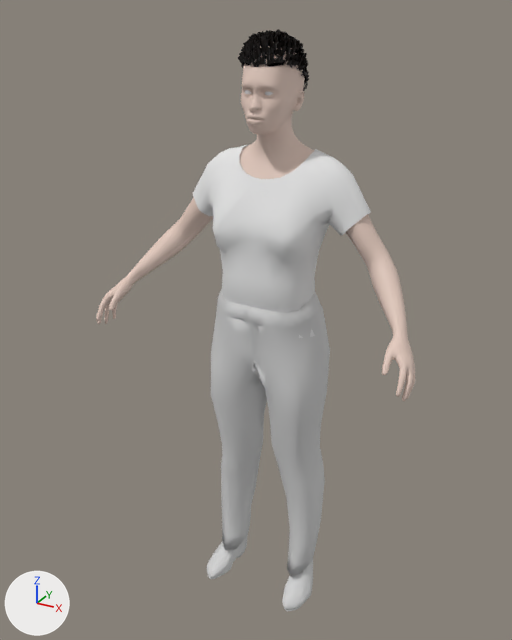
What one commit did to the glTF model assets/people/mh/nadia.lod.glb.
Both versions are drawn from a 50 mm lens placed at (0.922, -1.647, -13.066), pointed at (-0.016, 0.059, -13.919). Every picture has the same lights, and +X, +Y and +Z are marked at lower left. The older version comes first. Vertices at exactly the same position are counted once.

Objects in the first picture: 'body', 'clothes:joepal_crude_t-shirt_female', 'clothes:toigo_ankle_boots_female', 'clothes:toigo_wool_pants', 'head', 'mh_hair:Hair_S_AfroFade' and 1 more.
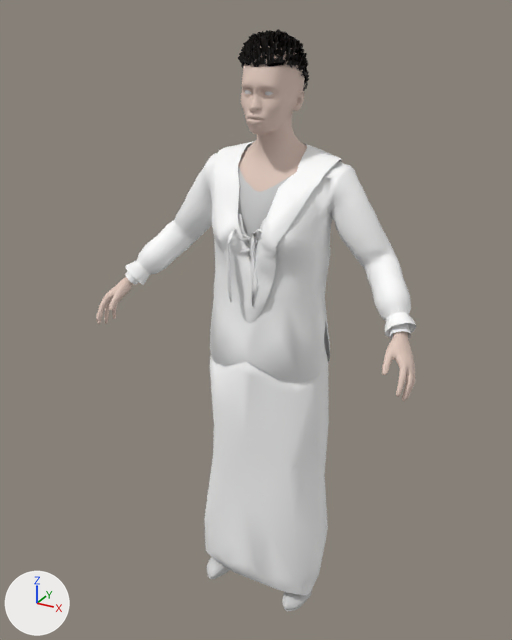
Changed parts and their boxes [x1, y1, x2, y2] in the pictures (512 x 640 px):
'clothes:punkduck_lace_up_blouse', added: after [125, 140, 416, 383]
'clothes:mindfront_f_dress_09', added: after [125, 214, 412, 595]
'clothes:toigo_wool_pants', deleted: before [211, 289, 330, 576]
'clothes:joepal_crude_t-shirt_female', deleted: before [193, 144, 371, 338]
'clothes:elvs_ruffle_sleeve_peasant_blouse_1', added: after [238, 145, 291, 248]
part 1 of me_body, built on: before [345, 214, 406, 332]
part 2 of me_body, built on: before [131, 197, 213, 280]
'clothes:toigo_ankle_boots_female', unchanged, covered by the edit: before [207, 535, 313, 611]; after [207, 557, 312, 611]

The edits, one by one:
Material 'clothes:punkduck_lace_up_blouse' (mat_clothes_punkduck_lace_up_blouse) is new.
Its base color is (1.0, 1.0, 1.0) (white #ffffff).
Material 'clothes:mindfront_f_dress_09' (mat_clothes_mindfront_f_dress_09) is new.
Its base color is (1.0, 1.0, 1.0) (white #ffffff).
Its roughness is 0.804.
Material 'clothes:elvs_ruffle_sleeve_peasant_blouse_1' (mat_clothes_elvs_ruffle_sleeve_peasant_blouse_1) is new.
Its base color is (0.64, 0.64, 0.64) (light grey #d1d1d1).
me_body is used by ob_body; location (0.0, 0.0, 0.0).
me_body had 1606 vertices, 3114 faces and spanned x -0.474..0.517, y -0.152..0.191, z -14.202..-13.517.
me_body now has 1655 vertices, 3124 faces and spans x -0.474..0.517, y -0.152..0.183, z -14.734..-13.51.
me_body part 1: 180 vertices removed from x 0.136..0.454, y -0.023..0.179, z -13.828..-13.517; 6 vertices added at x 0.42..0.452, y -0.019..0.01, z -13.827..-13.797.
me_body part 2: 181 vertices removed from x -0.413..-0.093, y -0.023..0.179, z -13.828..-13.517; 4 vertices added at x -0.401..-0.383, y -0.018..0.014, z -13.827..-13.795.
Other edits to the shape of me_body do not show in these pictures.
Mesh me_clothes_punkduck_lace_up_blouse is new.
It has 812 vertices, 1485 faces and spans x -0.439..0.482, y -0.09..0.202, z -14.055..-13.398.
It uses material mat_clothes_punkduck_lace_up_blouse (white #ffffff).
Mesh me_clothes_mindfront_f_dress_09 is new.
It has 615 vertices, 1026 faces and spans x -0.433..0.477, y -0.1..0.237, z -14.815..-13.439.
It uses material mat_clothes_mindfront_f_dress_09 (white #ffffff).
Mesh me_clothes_elvs_ruffle_sleeve_peasant_blouse_1 is new.
It has 274 vertices, 466 faces and spans x -0.147..0.216, y -0.041..0.19, z -13.972..-13.42.
It uses material mat_clothes_elvs_ruffle_sleeve_peasant_blouse_1 (light grey #d1d1d1).
Object 'clothes:joepal_crude_t-shirt_female' (ob_clothes_joepal_crude_t_shirt_female) is deleted.
Object 'clothes:toigo_wool_pants' (ob_clothes_toigo_wool_pants) is deleted.
Object 'clothes:punkduck_lace_up_blouse' (ob_clothes_punkduck_lace_up_blouse) is new; it shows me_clothes_punkduck_lace_up_blouse.
Its location is (0.0, 0.0, 0.0).
Object 'clothes:mindfront_f_dress_09' (ob_clothes_mindfront_f_dress_09) is new; it shows me_clothes_mindfront_f_dress_09.
Its location is (0.0, 0.0, 0.0).
Object 'clothes:elvs_ruffle_sleeve_peasant_blouse_1' (ob_clothes_elvs_ruffle_sleeve_peasant_blouse_1) is new; it shows me_clothes_elvs_ruffle_sleeve_peasant_blouse_1.
Its location is (0.0, 0.0, 0.0).
